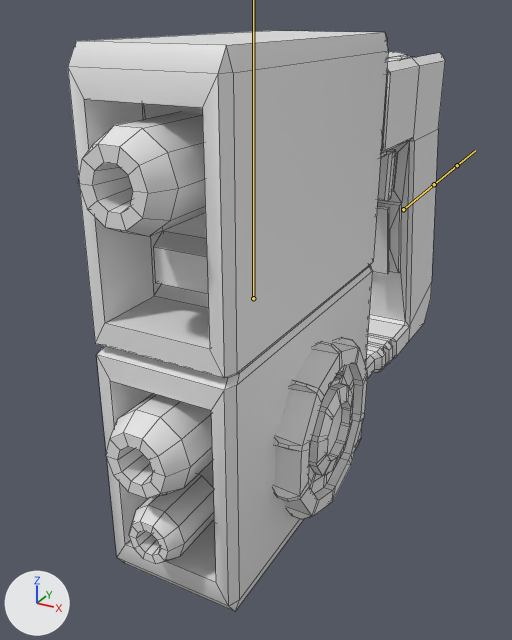
An edit to the FBX model RenegadeHomeTour/Assets/_Design/gun.fbx, drawn before and after from the same camera.
Rendered twice from a 50 mm camera at (0.097, -0.277, 0.085) aimed at (-0.017, -0.071, -0.018). The lights are fixed; the arrows at lower left show +X, +Y and +Z. The bones that bend it are drawn over the model as lines. Mesh edges are drawn as thin lines.
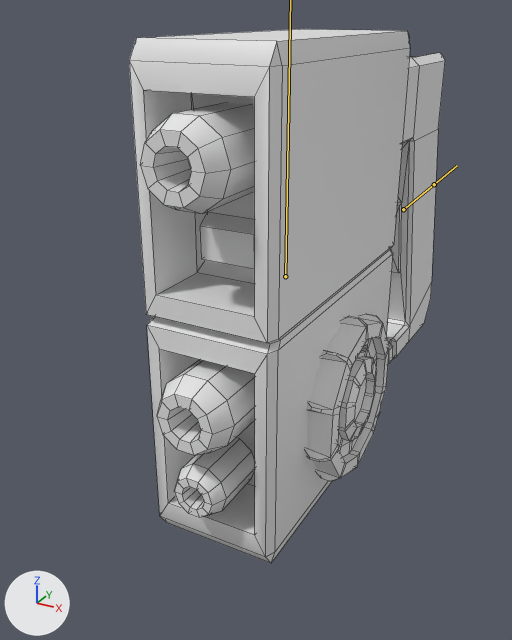
The newer file adds an action. The first version stands in its rest pose; the second is drawn at frame 3 of the action 'Armature|Fire'.

The change in detail:
Bone 'Bone.001' (bone_bone_001) moves from (0.0, 0.0, 0.0) to (0.0217, 0.0, 0.0).

Pixel boxes [x1, y1, x2, y2] of what changed, in the pictures (512 x 640 px):
'Cylinder.001', posed (16% narrower, 8% shorter): before [68, 31, 445, 611]; after [129, 29, 445, 563]
